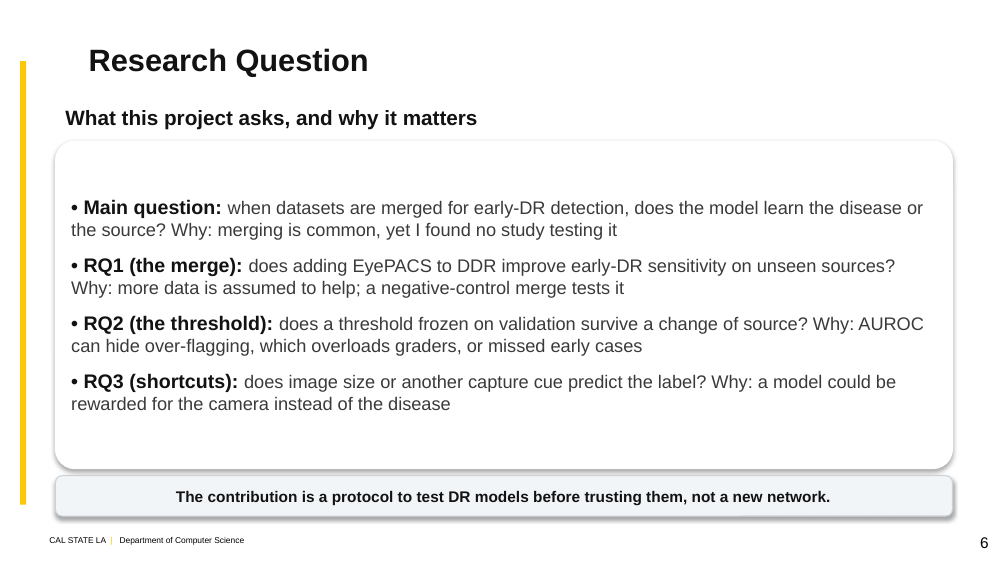
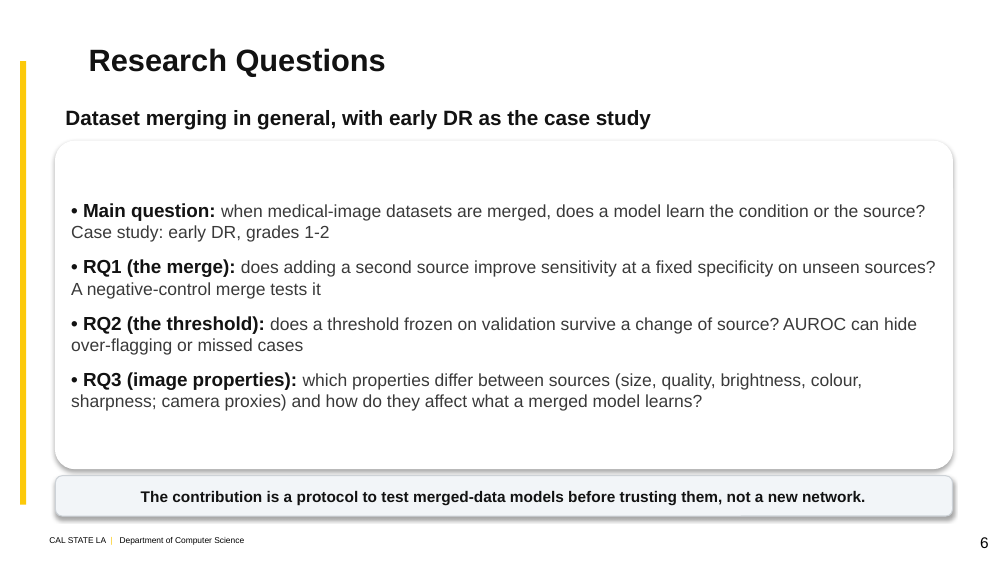
Before and after one commit to kazimab1/Early-DR, a slide deck: slide 6 of DR_Final_5min.pptx. Drawn at 1008x567 pixels with LibreOffice and Linux fonts; fonts in the diff are those of the drawing; background and template pictures are left out. Boxes give left, top, right and bottom in pixels: in the first picture for what was removed or moved away, otherwise in the second. Text is boxed around its words. In the diff, an @@ line names an element or a change of style, - is before the commit and + after.

```diff
--- a/DR_Final_5min.pptx
+++ b/DR_Final_5min.pptx
@@ title at box(89, 48, 386, 76): text changed @@
-Research Question
+Research Questions
@@ text at box(65, 110, 651, 130): text changed @@
-What this project asks, and why it matters
+Dataset merging in general, with early DR as the case study
@@ text in rounded rectangle at box(71, 203, 936, 411): text changed; size 13 to 12.5 pt @@
-• Main question: when datasets are merged for early-DR detection, does the model learn the disease or the source? Why: merging is common, yet I found no study testing it
-• RQ1 (the merge): does adding EyePACS to DDR improve early-DR sensitivity on unseen sources? Why: more data is assumed to help; a negative-control merge tests it
-• RQ2 (the threshold): does a threshold frozen on validation survive a change of source? Why: AUROC can hide over-flagging, which overloads graders, or missed early cases
-• RQ3 (shortcuts): does image size or another capture cue predict the label? Why: a model could be rewarded for the camera instead of the disease
+• Main question: when medical-image datasets are merged, does a model learn the condition or the source? Case study: early DR, grades 1-2
+• RQ1 (the merge): does adding a second source improve sensitivity at a fixed specificity on unseen sources? A negative-control merge tests it
+• RQ2 (the threshold): does a threshold frozen on validation survive a change of source? AUROC can hide over-flagging or missed cases
+• RQ3 (image properties): which properties differ between sources (size, quality, brightness, colour, sharpness; camera proxies) and how do they affect what a merged model learns?
@@ text in rounded rectangle at box(141, 491, 865, 505): text changed @@
-The contribution is a protocol to test DR models before trusting them, not a new network.
+The contribution is a protocol to test merged-data models before trusting them, not a new network.
```
Also in this commit, not shown: 6 other slides changed, 3 other files.
